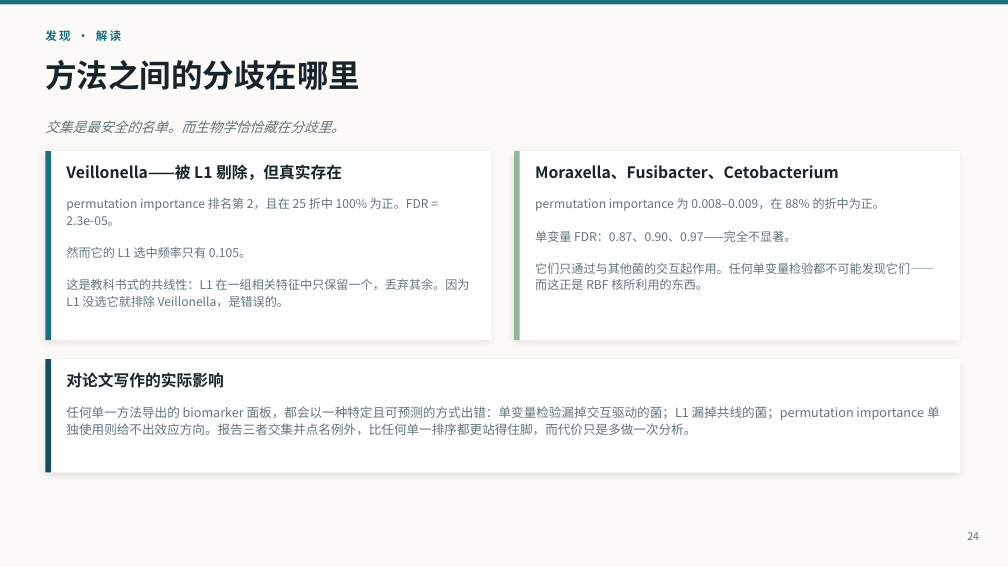
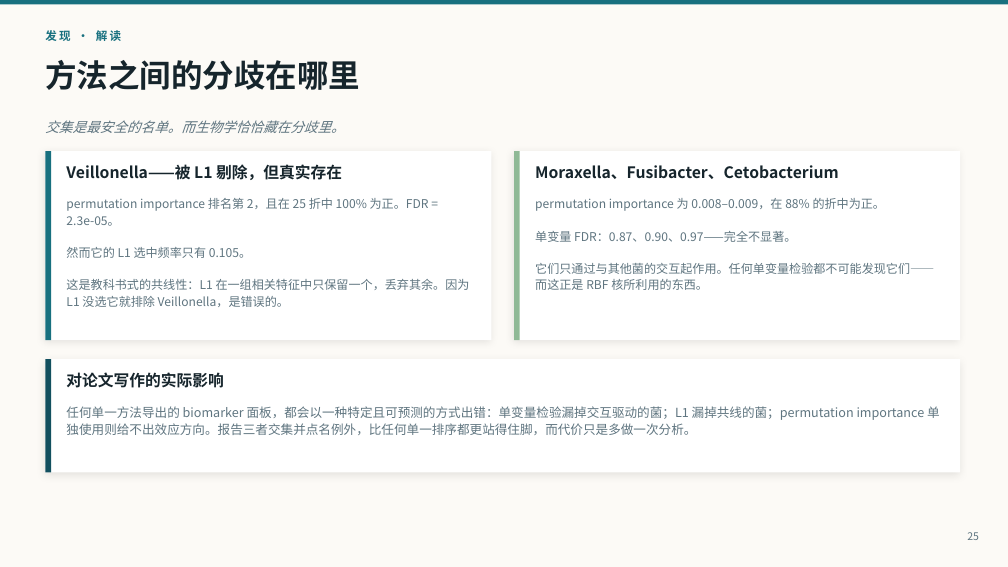
Before and after one commit to pengsihua2023/Christina-machine-learning-project, a slide deck: slide 25 of slides/Influenza_Microbiome_ML_Overview_ZH.pptx (slide 24 before the commit). Drawn at 1008x567 pixels with LibreOffice and Linux fonts; fonts in the diff are those of the drawing. Boxes give left, top, right and bottom in pixels: in the first picture for what was removed or moved away, otherwise in the second. Text is boxed around its words. In the diff, an @@ line names an element or a change of style, - is before the commit and + after.

```diff
--- a/slides/Influenza_Microbiome_ML_Overview_ZH.pptx
+++ b/slides/Influenza_Microbiome_ML_Overview_ZH.pptx
@@ text at box(967, 532, 979, 540): text changed @@
-24
+25
```
Also in this commit, not shown: 6 other slides changed, 1 slide added, 11 other files.
